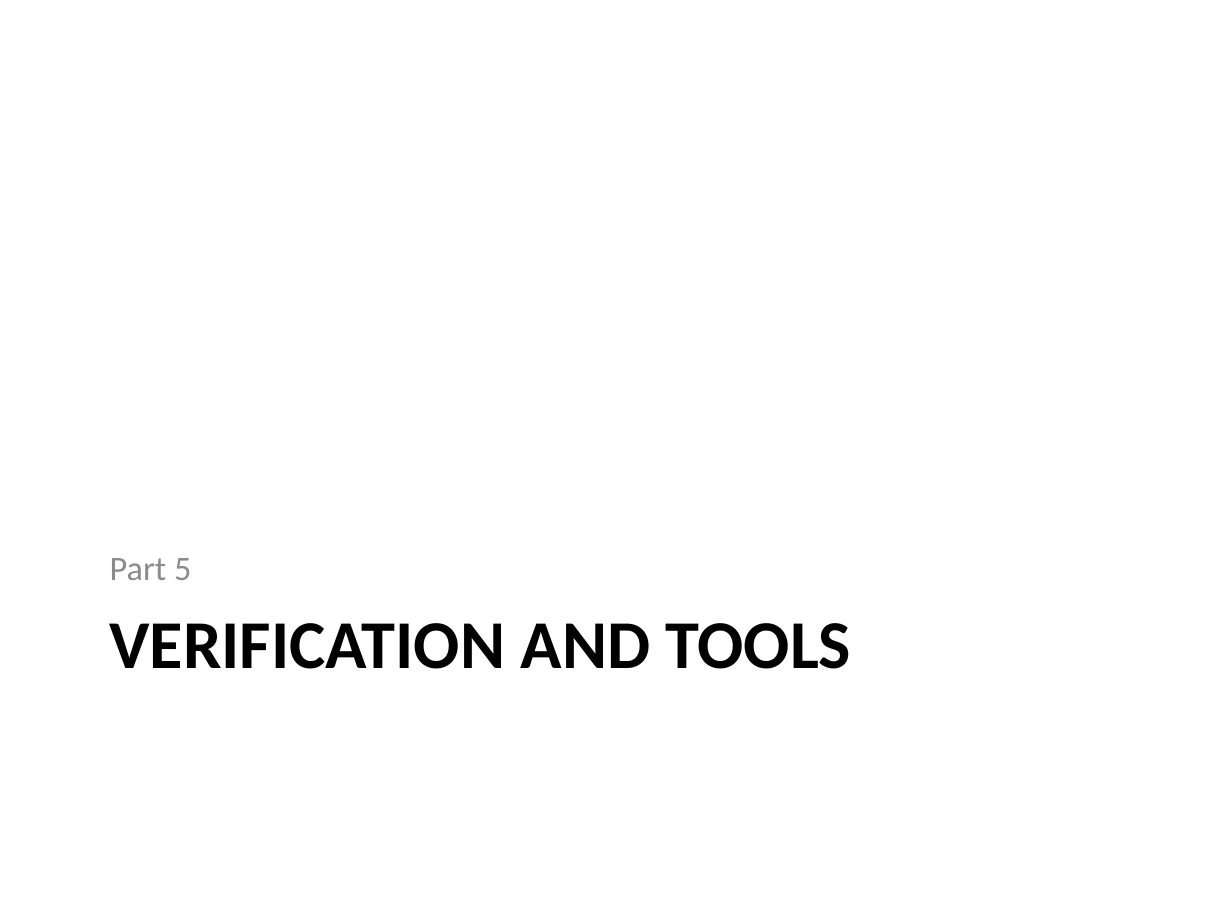
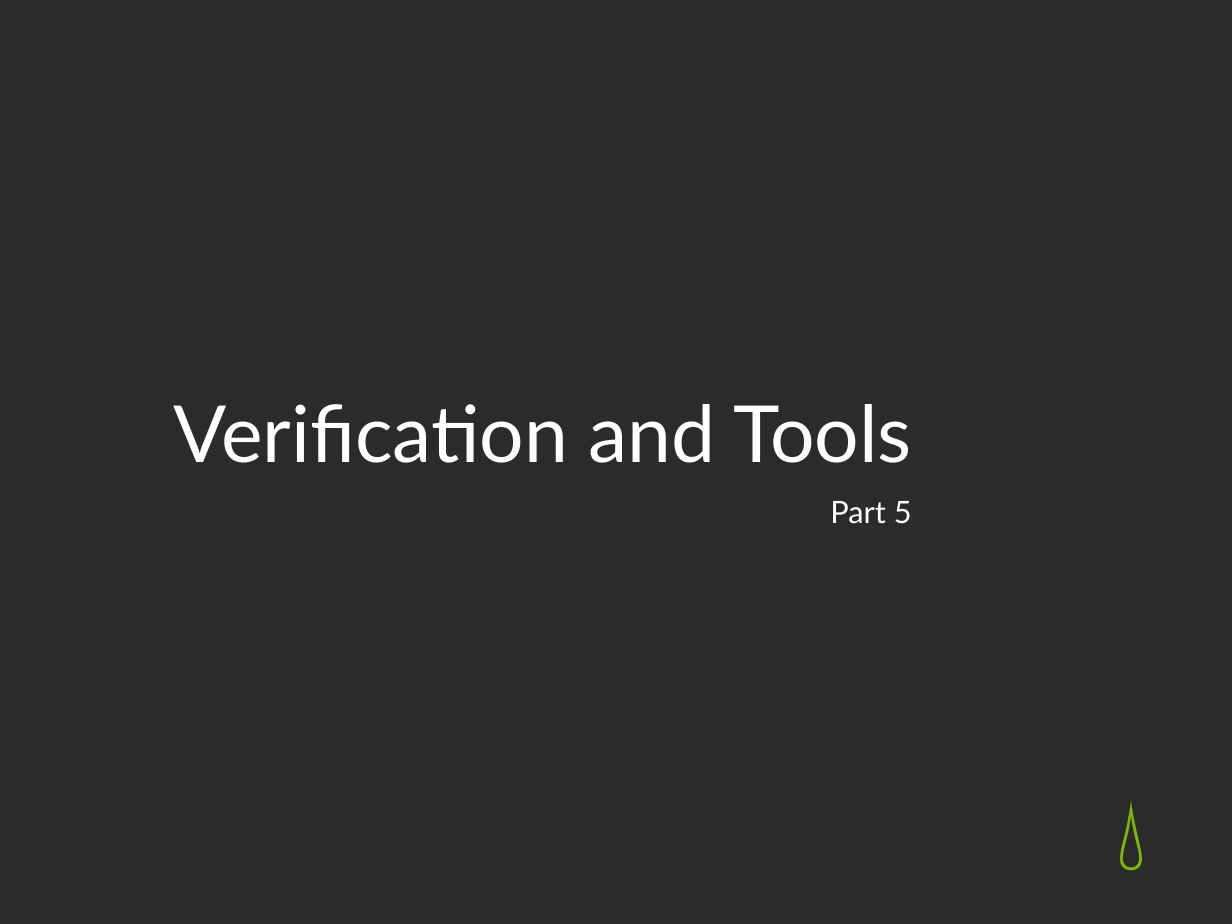
Before and after one commit to gian/defense, a slide deck: slide 53 of PhDDefense.pptx (slide 43 before the commit). Drawn at 1232x924 pixels with LibreOffice and Linux fonts; fonts in the diff are those of the drawing; background and template pictures are left out; a plain dark background stands for a picture behind light text. Boxes give left, top, right and bottom in pixels: in the first picture for what was removed or moved away, otherwise in the second. Text is boxed around its words. In the diff, an @@ line names an element or a change of style, - is before the commit and + after.

```diff
--- a/PhDDefense.pptx
+++ b/PhDDefense.pptx
@@ background #FFFFFF to picture (left out) @@
@@ title "Verification and Tools" at <box>174,404,912,463</box>: vertical alignment top to bottom @@
@@ title at <box>174,404,912,463</box>: text changed; size 40 to 46 pt; font Calibri to Lato; text colour #000000 to #FFFFFF; bold off @@
-VERIFICATION AND TOOLS
+Verification and Tools
@@ text "Part 5": place and size @@
-text "Part 5" at <box>110,558,191,580</box>
+text "Part 5" at <box>830,501,912,524</box>
@@ text "Part 5" at <box>830,501,912,524</box>: size 20 to 18 pt, font Calibri to Lato, text colour #8C8C8C to #FFFFFF; alignment left to right; less space between paragraphs; vertical alignment bottom to top @@
@@ text added at <box>1117,782,1167,873</box>, 44 pt, text #80B606 @@
+💧
```
Also in this commit, not shown: 52 other slides changed, 10 slides added, 1 slide removed.
